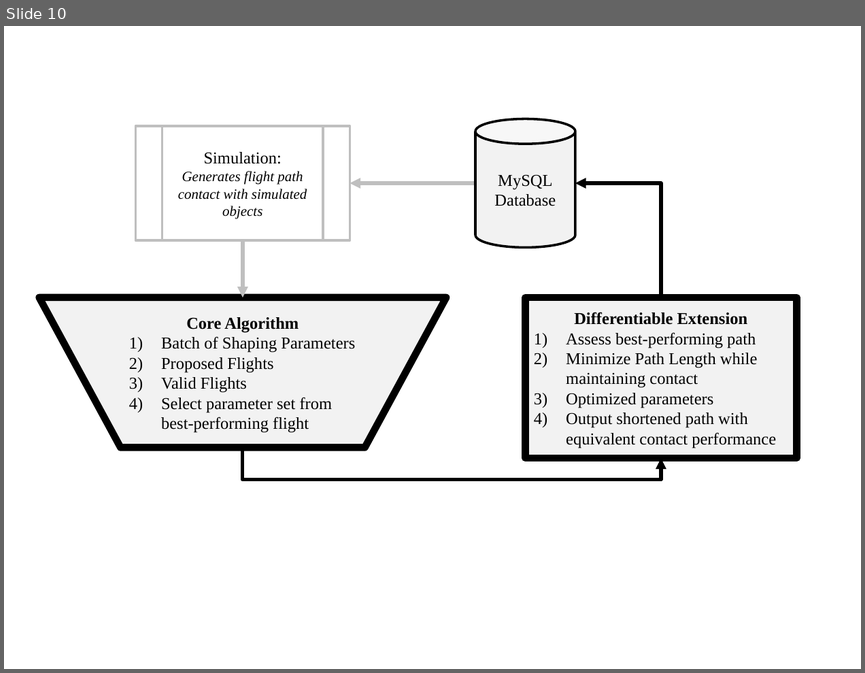
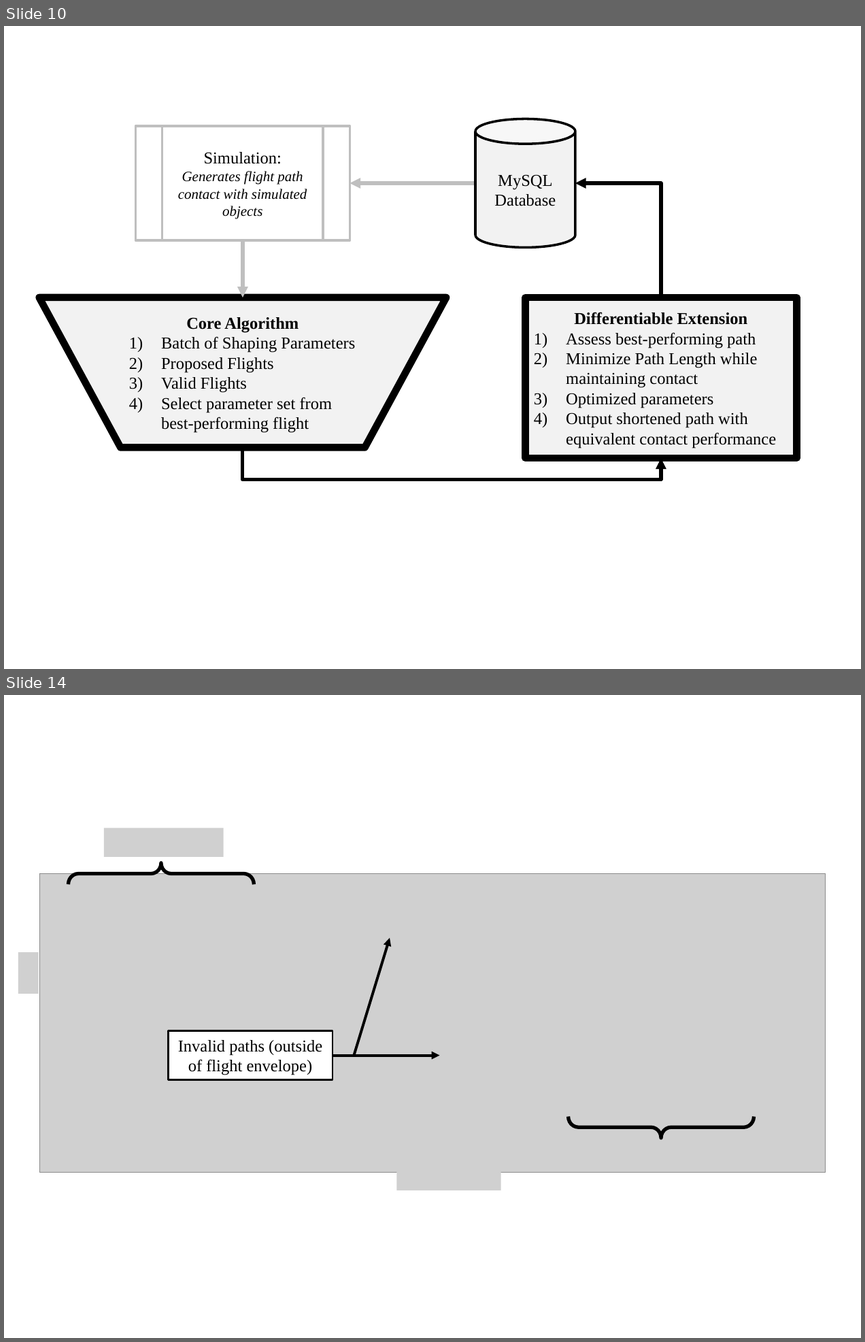
Before and after one commit to Leonardo767/aiaa2019-publication, a slide deck: docs/paper/figs/Diagrams.pptx. Shown one above the other, each under a label of ours: slide 10 before the commit, slides 10 and 14 after it; the slides between them are not shown. The pictures are 865x673 and 865x1342 pixels, drawn with LibreOffice and Linux fonts; fonts in the diff are those of the drawing; grey boxes stand for pictures. Boxes give left, top, right and bottom in pixels: in the first picture for what was removed or moved away, otherwise in the second. Text is boxed around its words. In the diff, an @@ line names an element or a change of style, - is before the commit and + after.

```diff
--- a/docs/paper/figs/Diagrams.pptx
+++ b/docs/paper/figs/Diagrams.pptx
@@ slide 14 added at (x1=4, y1=695, x2=861, y2=1338), background #FFFFFF @@
@@ picture added at (x1=104, y1=828, x2=224, y2=857) @@
@@ picture added at (x1=40, y1=873, x2=825, y2=1172) @@
@@ right brace added at (x1=68, y1=863, x2=254, y2=884), outline #000000 3 pt @@
@@ arrow added from (354, 1055) to (390, 938), #000000 2.25 pt @@
@@ picture added at (x1=18, y1=952, x2=38, y2=993) @@
@@ rectangle added at (x1=169, y1=1031, x2=333, y2=1080), fill #FFFFFF, outline #000000 1.5 pt, 14 pt, text #000000 @@
+Invalid paths (outside of flight envelope)
@@ arrow added from (332, 1055) to (439, 1055), #000000 2.25 pt @@
@@ right brace added at (x1=568, y1=1117, x2=753, y2=1138), outline #000000 3 pt @@
@@ picture added at (x1=604, y1=1139, x2=723, y2=1168) @@
@@ picture added at (x1=396, y1=1170, x2=501, y2=1190) @@
```
Also in this commit, not shown: 4 other slides added, 3 other files.
